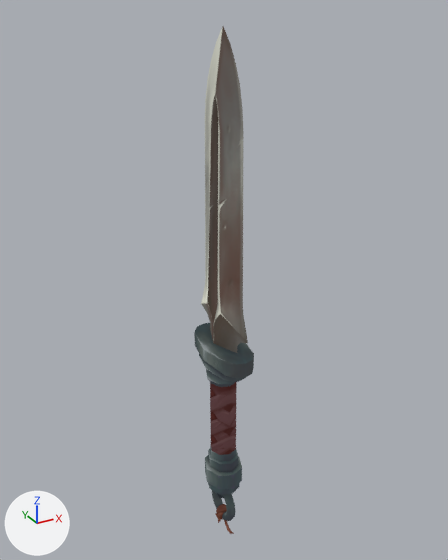
The glTF model public/models/dagger.glb: old version first, new version second.
Before and after are seen from a camera (50 mm lens) standing at (-3.2, -5.84, 3.73) and looking at (0.18, 0.31, 0.65). Arrows for +X, +Y and +Z are at lower left; the lights stay in place.

Objects in the first picture: 'Kinjal_Material_0'.
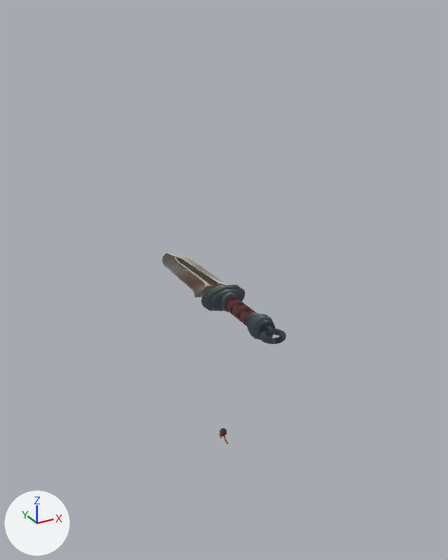
ob_sketchfab_model is not drawn itself; it is the parent of ob_2668b2e1284a4e48a6afce49639443ad_fbx.

Changed parts and their boxes [x1, y1, x2, y2] in the pictures (448 x 560 px):
```json
{"object": "Kinjal_Material_0", "change": "rescaled, moved, turned", "before": [194, 27, 254, 521], "after": [162, 253, 286, 344]}
{"object": "Kinjal.001_Material_0", "change": "rescaled", "before": [215, 504, 234, 534], "after": [219, 428, 228, 444], "on screen": "50% narrower, 45% shorter"}
```

The change, as JSON lines over the scene's bpy script:
```json
{"op": "set", "path": "ob_sketchfab_model.scale", "old": "(1.0, 1.0, 1.0)", "new": "(0.5, 0.5, 0.5)"}
{"op": "set", "path": "ob_kinjal_material_0.location", "old": "(0.0, 0.0, 0.0)", "new": "(0.228, -97.9, 225.4)"}
{"op": "set", "path": "ob_kinjal_material_0.rotation_euler", "old": "(0.0, 0.0, 0.0)", "new": "(-1.571, -1.573, 0.0023)", "note": "degrees (0, 0, 0) -> degrees (-90, -90, 0.1)"}
```
